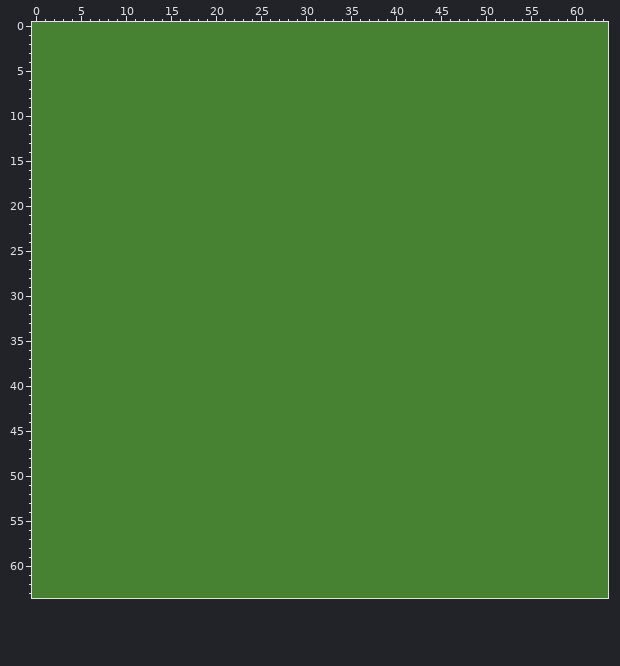
Two states of a pixel-art sprite, Heroi das colinas/World/GrassBackground.png. Above: the version before the commit.
The file is 64x64 pixels.
After:
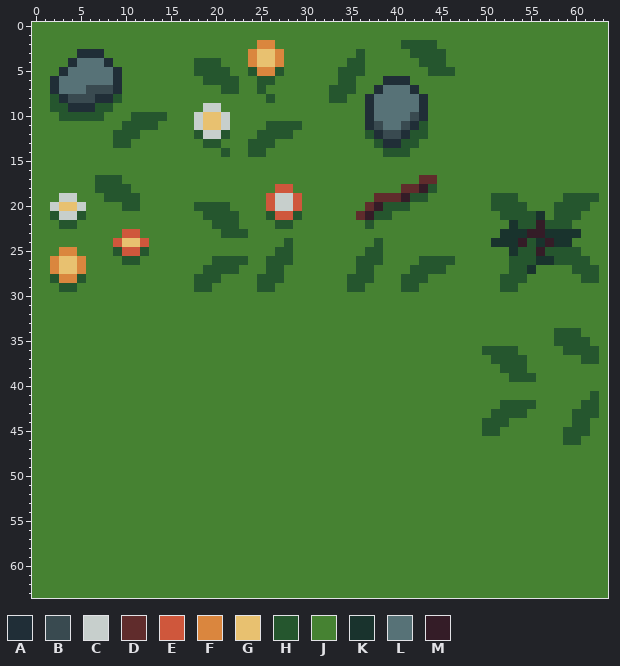
Palette (. is transparent): A #202e37  B #394a50  C #c7cfcc  D #602c2c  E #cf573c  F #da863e  G #e8c170  H #25562e  J #468232  K #19332d  L #577277  M #341c27
Diff:
Changed rows in their new state; - is an unchanged pixel.
first column x 2:
 2 -----------------------FF--------------HHHH------------------
 3 ---AAA----------------FGGF--------H-----HHHH-----------------
 4 --ALLLA---------HHH---FGGF-------HH------HHH-----------------
 5 -ALLLLLA--------HHHH--HFFH------HHH-------HHH----------------
 6 ALLLLLLA---------HHHH--HH-------HH---AAA---------------------
 7 ALLLBBBA-----------HH--H-------HHH--ALLLA--------------------
 8 HABBBAAH----------------H------HH--ALLLLLA-------------------
 9 HHAAAHH----------CC----------------ALLLLLA-------------------
10 -HHHHH---HHHH---CGGC---------------ALLLLBA-------------------
11 --------HHHH----CGGC----HHHH-------ABLLBAH-------------------
12 -------HHH------HCCH---HHHH--------HABBAHH-------------------
13 -------HH--------HH---HHH-----------HAAHH--------------------
14 -------------------H--HH-------------HHH---------------------
17 -----HHH---------------------------------DD------------------
18 -----HHHH----------------EE------------DDMH------------------
19 -CC---HHHH--------------ECCE--------DDDMHH-------HHH-----HHHH
20 CGGC----HH------HHHH----ECCE-------DMHHH---------HHHH---HHHH-
21 HCCH-------------HHHH---HEEH------DMHH------------HHHHK-HHH--
22 -HH---------------HHH----HH--------H---------------KHHMHHH---
23 --------EE---------HHH----------------------------KKKMMKKKK--
24 -------EGGE---------------H---------H------------KKKMHKMKK---
25 -FF----HEEH--------------HH--------HH--------------KHHMHHHH--
26 FGGF----HH--------HHHH--HHH-------HHH----HHHH------HHHKKHHHH-
27 FGGF-------------HHHH---HH--------HH----HHHH-------HHK----HHH
28 HFFH------------HHH----HHH-------HHH---HHH--------HHH------HH
29 -HH-------------HH-----HH--------HH----HH---------HH---------
first column x 50:
34 --------HHH--
35 --------HHHH-
36 HHHH-----HHHH
37 -HHHH------HH
38 --HHH--------
39 ---HHH-------
41 ------------H
42 --HHHH-----HH
43 -HHHH-----HHH
44 HHH-------HH-
45 HH-------HHH-
46 ---------HH--
